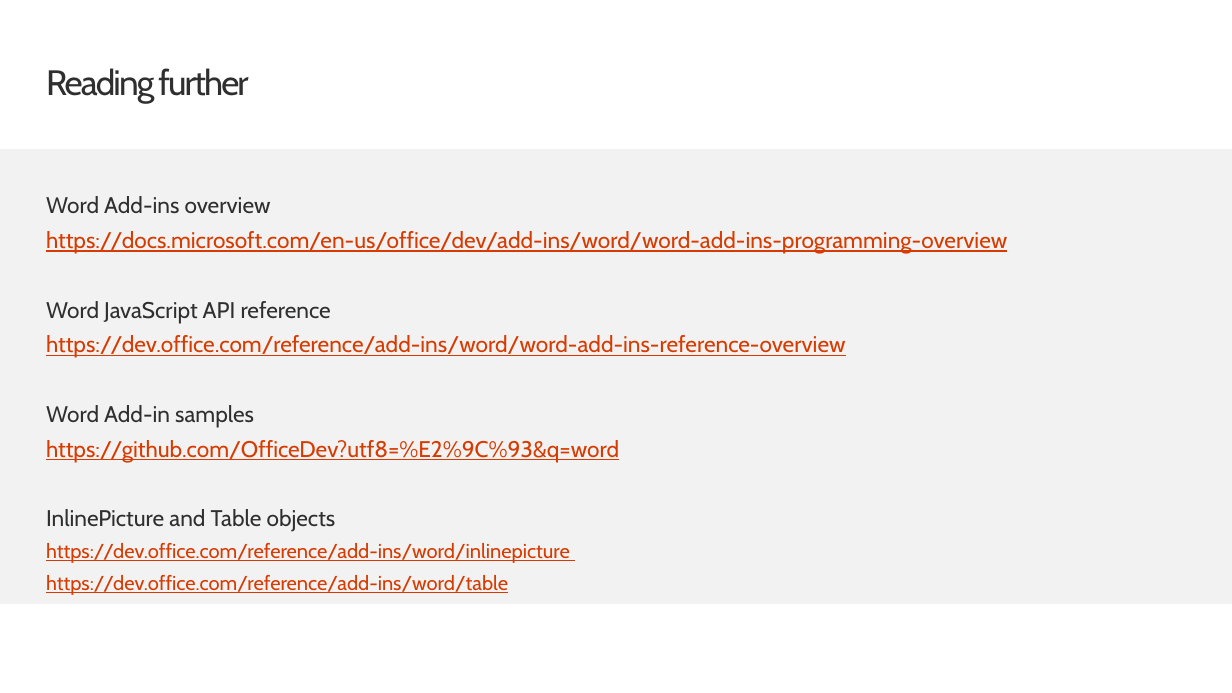
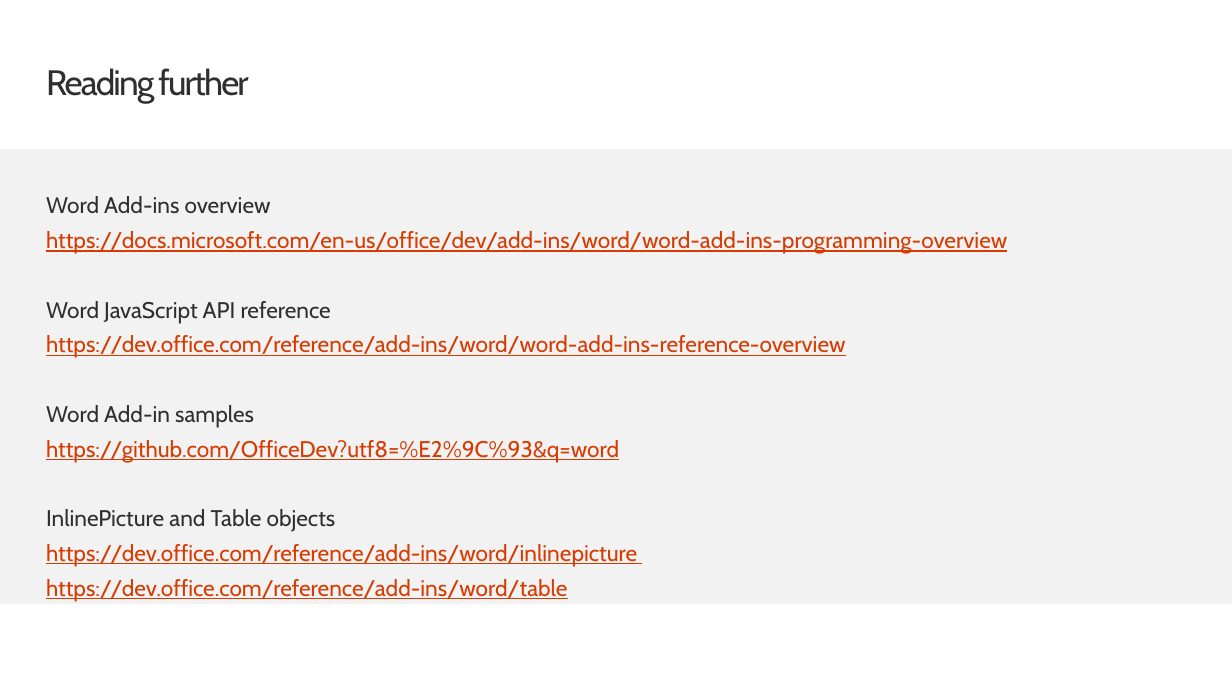
Before and after one commit to OfficeDev/TrainingContent, a slide deck: slide 11 of OfficeAddin/01 Building Add-ins for Microsoft Word/02 Images HTML and Tables in Word Add-ins.pptx. Drawn at 1232x693 pixels with LibreOffice and Linux fonts; fonts in the diff are those of the drawing; background and template pictures are left out. Boxes give left, top, right and bottom in pixels: in the first picture for what was removed or moved away, otherwise in the second. Text is boxed around its words. In the diff, an @@ line names an element or a change of style, - is before the commit and + after.

```diff
--- a/OfficeAddin/01 Building Add-ins for Microsoft Word/02 Images HTML and Tables in Word Add-ins.pptx
+++ b/OfficeAddin/01 Building Add-ins for Microsoft Word/02 Images HTML and Tables in Word Add-ins.pptx
@@ text at box(46, 544, 637, 602): size 16 to 18 pt in "https://dev.office.com/reference/add-ins/word/inlinepicture", "https://dev.office.com/reference/add-ins/word/table" @@
```
Also in this commit, not shown: 4 other files.
